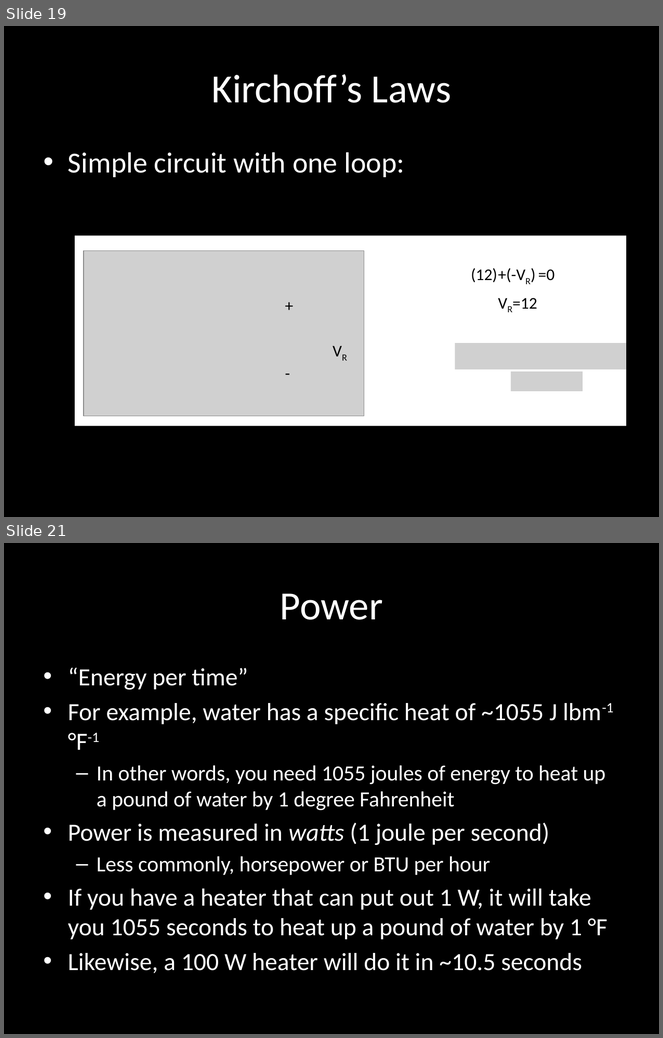
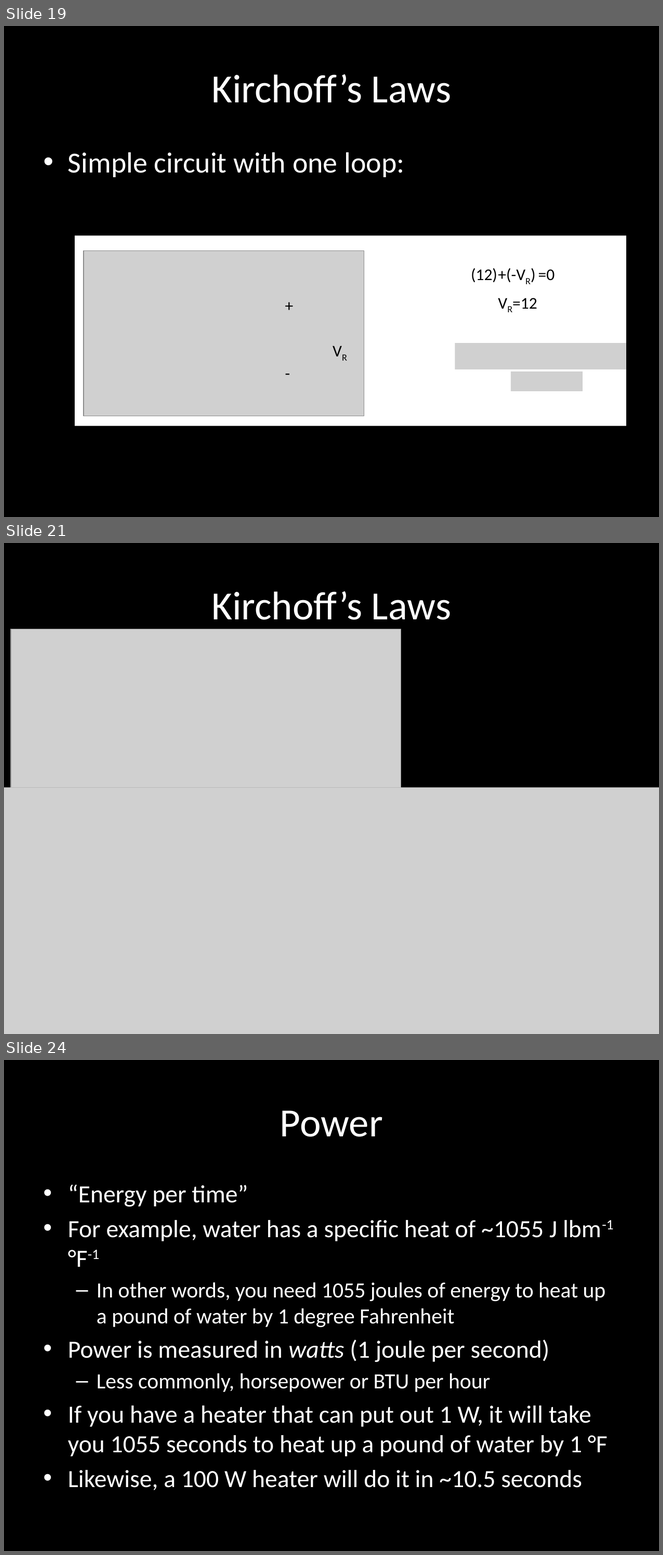
Before and after one commit to carlosgj/FRC-Training, a slide deck: Electronics 101.pptx. Shown one above the other, each under a label of ours: slides 19 and 21 before the commit, slides 19, 21 and 24 after it; the slides between them are not shown. The pictures are 663x1038 and 663x1555 pixels, drawn with LibreOffice and Linux fonts; fonts in the diff are those of the drawing; grey boxes stand for pictures; background and template pictures are left out. Boxes give left, top, right and bottom in pixels: in the first picture for what was removed or moved away, otherwise in the second. Text is boxed around its words. In the diff, an @@ line names an element or a change of style, - is before the commit and + after.

Commit message:
More electronics work (fleshed out Kirchoff, added LED stuff)

```diff
--- a/Electronics 101.pptx
+++ b/Electronics 101.pptx
@@ slide 21 added at box(4, 543, 659, 1034), background #000000 @@
@@ title added at box(211, 591, 451, 620), 44 pt, text #FFFFFF @@
+Kirchoff’s Laws
@@ picture added at box(11, 629, 401, 788) @@
@@ picture added at box(4, 787, 659, 1034) @@
@@ what was slide 21 is now slide 24 @@
```
Also in this commit, not shown: 6 slides changed, 6 other slides added, 1 slide removed, 1 other file.
